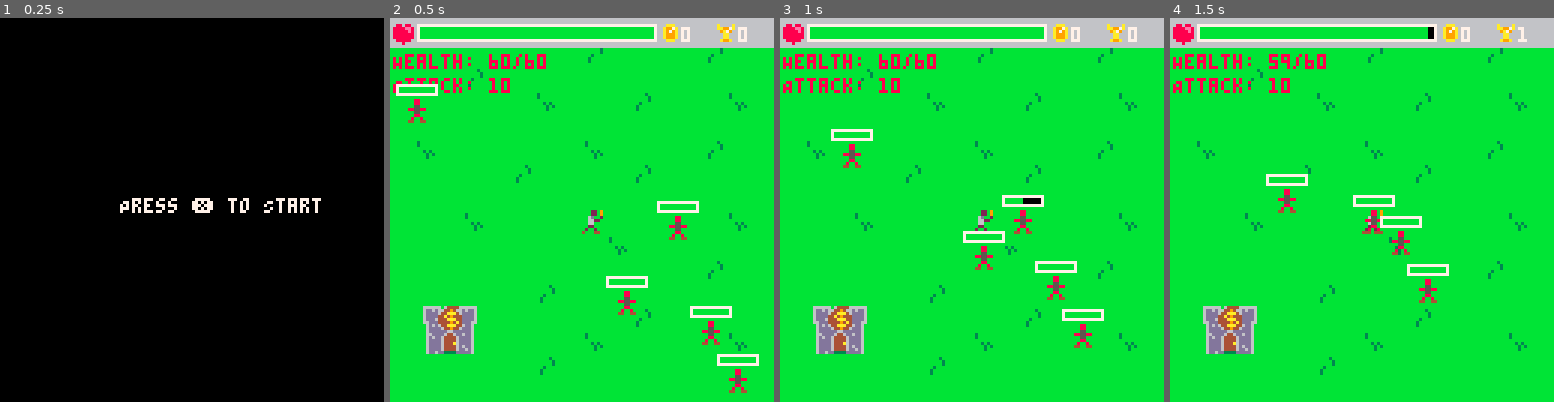
Above: before the commit, frames 1-4 (left to right).
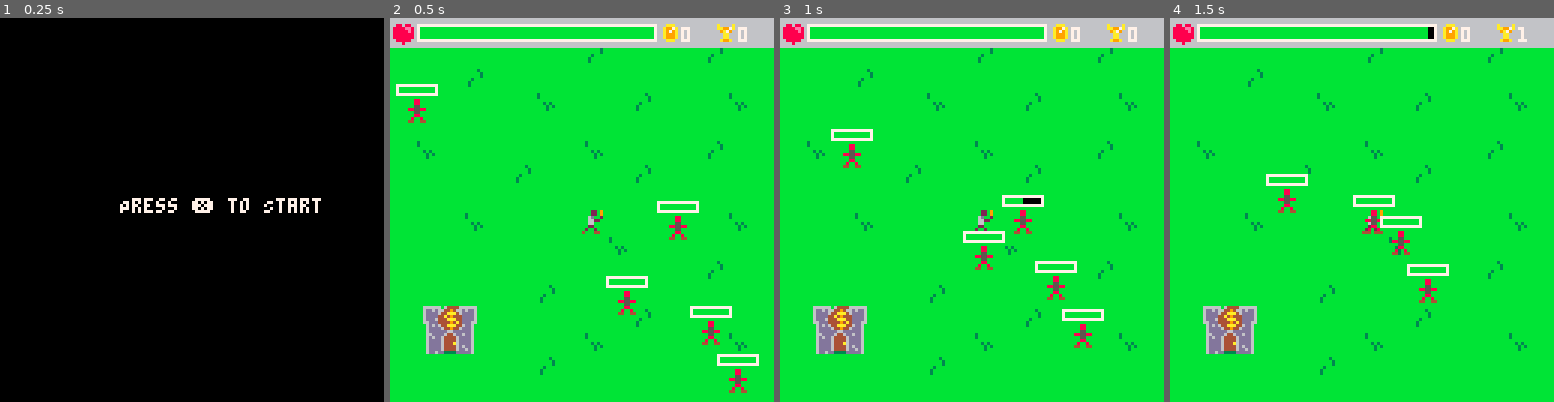
Above: after the commit, the same moments.

Repository: PancakedRivet/last-minute-hero
Game: PICO-8 cartridge last-minute-hero.p8
Same seed, same stepped clock (60 frames per second), same inputs: the game is played once before the commit and once after it.
Inputs:
- Up to frame 1 (0.25 s): no input
- Up to frame 2 (0.5 s): tap X (X key) at 0.33 s
- Up to frame 3 (1 s): no input
- Up to frame 4 (1.5 s): tap X (X key) at 1.07 s

Frame 1 is identical in both runs. In frame 2, 1.0% of the frame differs, in the area x 0-41%, y 9-20%; in frame 3, 1.1%; in frame 4, 1.1%.

Commit message:
Splitting code

Diff:
--- a/last-minute-hero.p8
+++ b/last-minute-hero.p8
@@ -2,9 +2,10 @@
 version 42
 __lua__
 #include main.lua
+#include ./scripts/enemy.lua
 #include ./scripts/game.lua
 #include ./scripts/player.lua
-
+#include ./scripts/ui.lua
 __gfx__
 000000000002209000000000000000006b644446ddd66dddddd66dddbbbb6dddddd6bbbbbbbbbbbbbbbbbbbbbbbbbbbb00000000000000000000000000000000
 00000000000220900880880000aaa00066449466dd6446dddd6006ddbbbb66dd6dd6bbbbbbbbb3bbbbbbbbbbb3bbbbbb00000000000000000000000000000000
--- a/main.lua
+++ b/main.lua
@@ -44,17 +44,7 @@
  if game_state == game_states.playing then
     map()
     draw_player(player)
-    draw_status(player)
-    rectfill(0, 0, 128, 9, 6) -- UI Background
-    draw_status_bar(player.health, player.max_health, 9, 2, 77, 3)
-    -- Health sprite in top left corner
-    spr(game_sprites.health, 1, 1)
-    -- Coin UI
-    spr(game_sprites.coin, 90, 1)
-    print(player.coins, 97, 3, 7)
-    -- Score UI
-    spr(game_sprites.score, 108, 1)
-    print(player.score, 116, 3, 7)
+    draw_ui()
     -- Draw enemies
     for enemy in all(enemies) do
         draw_status_bar(enemy.health, enemy.max_health, enemy.x - 3, enemy.y - 5, 11, 1)
--- /dev/null
+++ b/scripts/enemy.lua
@@ -0,0 +1,35 @@
+function update_enemies()
+    -- Placeholder for enemy update logic
+    if count(enemies) < max_enemies then
+        -- Spawn a new enemy
+        add(enemies, new_enemy())
+    end
+    -- Move enemies towards player
+    for enemy in all(enemies) do
+        if enemy.x < player.x then
+            enemy.x += enemy.speed
+        elseif enemy.x > player.x then
+            enemy.x -= enemy.speed
+        end
+        if enemy.y < player.y then
+            enemy.y += enemy.speed
+        elseif enemy.y > player.y then
+            enemy.y -= enemy.speed
+        end
+    end
+end
+
+function new_enemy()
+    local enemy_x = ceil(rnd() * 120)
+    local enemy_y = ceil(rnd() * 110) + 10
+    local enemy = {
+        x=enemy_x,
+        y=enemy_y,
+        health=20,
+        max_health=20,
+        speed=1,
+        attack=1,
+        attacked=false
+    }
+    return enemy
+end
--- a/scripts/game.lua
+++ b/scripts/game.lua
@@ -33,39 +33,3 @@
  rectfill(_x + border_width, _y + border_width, _x + _width + border_width, _y + _height + border_width, 0) -- Background
  rectfill(_x + border_width, _y + border_width, _x + filled_width + border_width, _y + _height + border_width, bar_color) -- Filled part
 end
-
-function update_enemies()
-    -- Placeholder for enemy update logic
-    if count(enemies) < max_enemies then
-        -- Spawn a new enemy
-        add(enemies, new_enemy())
-    end
-    -- Move enemies towards player
-    for enemy in all(enemies) do
-        if enemy.x < player.x then
-            enemy.x += enemy.speed
-        elseif enemy.x > player.x then
-            enemy.x -= enemy.speed
-        end
-        if enemy.y < player.y then
-            enemy.y += enemy.speed
-        elseif enemy.y > player.y then
-            enemy.y -= enemy.speed
-        end
-    end
-end
-
-function new_enemy()
-    local enemy_x = ceil(rnd() * 120)
-    local enemy_y = ceil(rnd() * 110) + 10
-    local enemy = {
-        x=enemy_x,
-        y=enemy_y,
-        health=20,
-        max_health=20,
-        speed=1,
-        attack=1,
-        attacked=false
-    }
-    return enemy
-end
--- a/scripts/player.lua
+++ b/scripts/player.lua
@@ -95,12 +95,6 @@
  spr(_player.sp, _player.x, _player.y, 1, 1, _player.sp_flipx, _player.sp_flipy)
 end
 
-function draw_status(_player)
- print("Health: ".._player.health.."/".._player.max_health, 1, 12, 8)
- print("Attack: ".._player.attack, 1, 20, 8)
- --print("Defense: ".._player.defense, 1, 28, 8)
-end
-
 function timer_health_tick(_player, _game_duration_max_secs)
     -- Decrease player health over time
     tick_value = _player.max_health / _game_duration_max_secs
--- /dev/null
+++ b/scripts/ui.lua
@@ -0,0 +1,12 @@
+function draw_ui()
+    rectfill(0, 0, 128, 9, 6) -- UI Background
+    draw_status_bar(player.health, player.max_health, 9, 2, 77, 3)
+    -- Health sprite in top left corner
+    spr(game_sprites.health, 1, 1)
+    -- Coin UI
+    spr(game_sprites.coin, 90, 1)
+    print(player.coins, 97, 3, 7)
+    -- Score UI
+    spr(game_sprites.score, 108, 1)
+    print(player.score, 116, 3, 7)
+end
